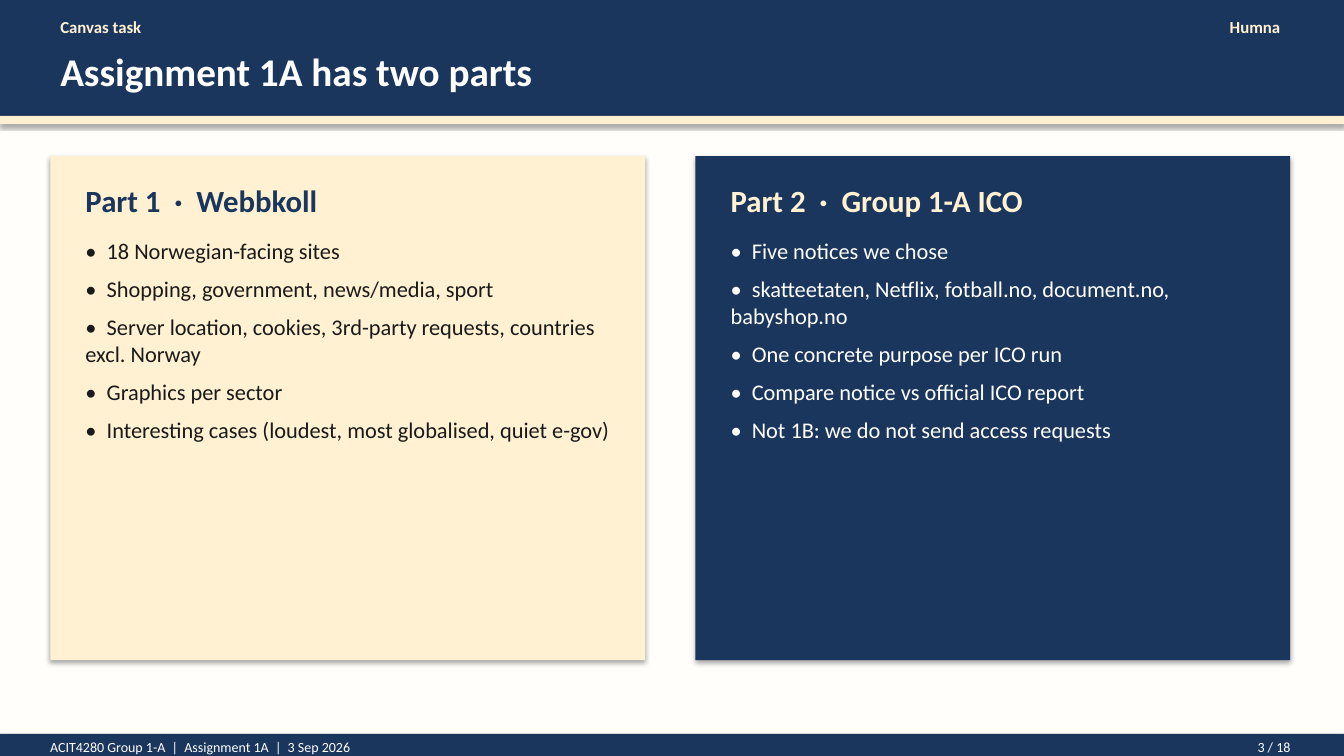
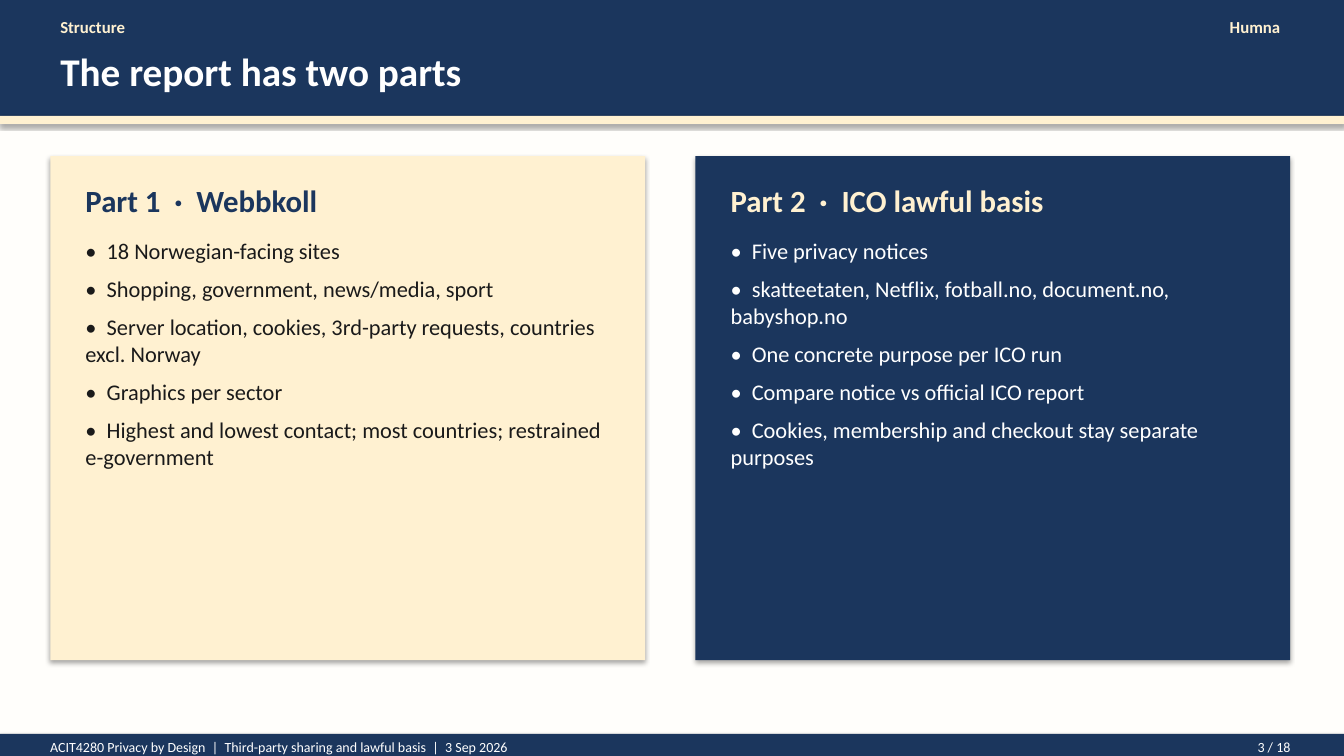
Before and after one commit to kasa031/Bacheloroppgave, a slide deck: slide 3 of ACIT4280_1A_presentation.pptx. Drawn at 1344x756 pixels with LibreOffice and Linux fonts; fonts in the diff are those of the drawing. Boxes give left, top, right and bottom in pixels: in the first picture for what was removed or moved away, otherwise in the second. Text is boxed around its words. In the diff, an @@ line names an element or a change of style, - is before the commit and + after.

```diff
--- a/ACIT4280_1A_presentation.pptx
+++ b/ACIT4280_1A_presentation.pptx
@@ text at (x1=60, y1=22, x2=125, y2=33): text changed @@
-Canvas task
+Structure
@@ text at (x1=60, y1=58, x2=461, y2=92): text changed @@
-Assignment 1A has two parts
+The report has two parts
@@ text at (x1=731, y1=190, x2=1044, y2=213): text changed @@
-Part 2 · Group 1-A ICO
+Part 2 · ICO lawful basis
@@ text at (x1=752, y1=243, x2=928, y2=263): text changed @@
-• Five notices we chose
+• Five privacy notices
@@ text at (x1=85, y1=422, x2=600, y2=469): text changed @@
-• Interesting cases (loudest, most globalised, quiet e-gov)
+• Highest and lowest contact; most countries; restrained e-government
@@ text at (x1=731, y1=422, x2=1198, y2=469): text changed @@
-• Not 1B: we do not send access requests
+• Cookies, membership and checkout stay separate purposes
@@ text at (x1=50, y1=742, x2=507, y2=755): text changed @@
-ACIT4280 Group 1-A | Assignment 1A | 3 Sep 2026
+ACIT4280 Privacy by Design | Third-party sharing and lawful basis | 3 Sep 2026
```
Also in this commit, not shown: 17 other slides changed, 13 other files.
